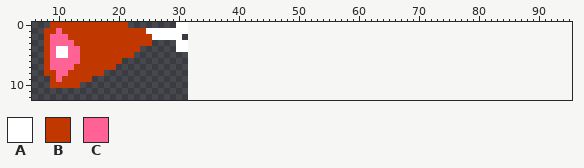
Two versions of one sprite sheet, GarbagemanDemo/assets/Garbage/Pork.png. The picture above was drawn from the file before the commit.
The file is 32x32 pixels. Shown: x 6..95, y 0..12. The old version is drawn lined up with the new one, on the new canvas.
Palette (. is transparent): A #ffffff  B #c03800  C #ff6295
Pixels before, first column x 8:
 0 .BBBBBBBBBBBBB........AA
 1 BBCBBBBBBBBBBBBBBAAAAAAA
 2 BCCCBBBBBBBBBBBBBBAAAAA.
 3 BCCCCBBBBBBBBBBBBB....AA
 4 BCAACCBBBBBBBBBB......AA
 5 BCAACCBBBBBBBBB.........
 6 BCCCCCBBBBBBB...........
 7 BCCCCBBBBBBB............
 8 BBCCBBBBBB..............
 9 .BCBBBBB................
10 .BBBBB..................
After:
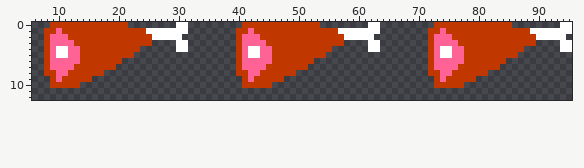
Edits made:
canvas 32x32 -> 96x32
Changed rows in their new state; - is an unchanged pixel.
first column x 40:
 0 -BBBBBBBBBBBBB--------AA---------BBBBBBBBBBBBB--------AA
 1 BBCBBBBBBBBBBBBBBAAAAAAA--------BBCBBBBBBBBBBBBBBAAAAAAA
 2 BCCCBBBBBBBBBBBBBBAAAAA---------BCCCBBBBBBBBBBBBBBAAAAA-
 3 BCCCCBBBBBBBBBBBBB----AA--------BCCCCBBBBBBBBBBBBB----AA
 4 BCAACCBBBBBBBBBB------AA--------BCAACCBBBBBBBBBB------AA
 5 BCAACCBBBBBBBBB-----------------BCAACCBBBBBBBBB---------
 6 BCCCCCBBBBBBB-------------------BCCCCCBBBBBBB-----------
 7 BCCCCBBBBBBB--------------------BCCCCBBBBBBB------------
 8 BBCCBBBBBB----------------------BBCCBBBBBB--------------
 9 -BCBBBBB-------------------------BCBBBBB----------------
10 -BBBBB---------------------------BBBBB------------------
Pixel boxes of the changes (left, top, right, bottom) in both pictures:
added: (236, 22, 380, 88)
added: (428, 22, 572, 88)
